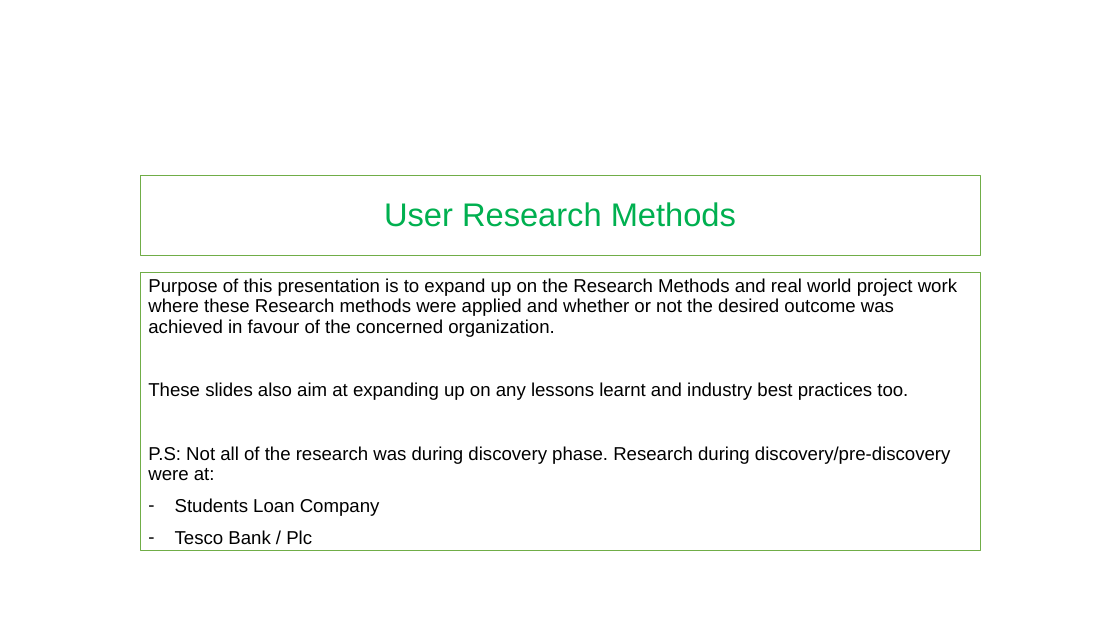
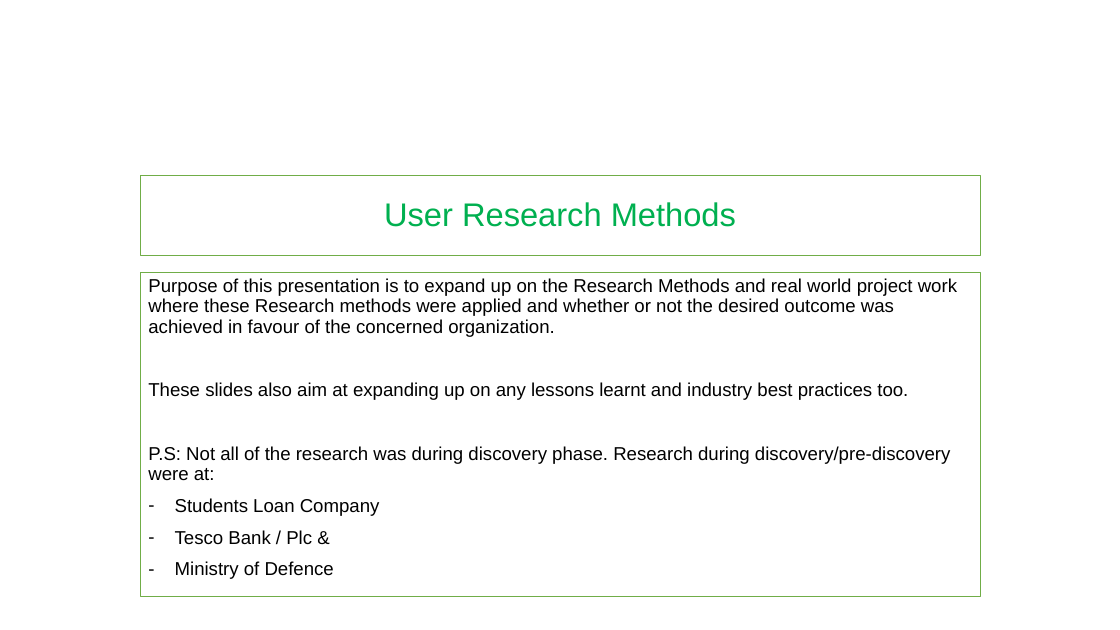
Before and after one commit to RaghavanKasthuri/User-Experience-UX-, a slide deck: slide 1 of Research Methods/User Research Methods.pptx. Drawn at 1120x630 pixels with LibreOffice and Linux fonts; fonts in the diff are those of the drawing. Boxes give left, top, right and bottom in pixels: in the first picture for what was removed or moved away, otherwise in the second. Text is boxed around its words. In the diff, an @@ line names an element or a change of style, - is before the commit and + after.

Commit message:
Updated UR Methods with most recent experiences

```diff
--- a/Research Methods/User Research Methods.pptx
+++ b/Research Methods/User Research Methods.pptx
@@ subtitle "Purpose of this presentation is ...": place and size @@
-subtitle "Purpose of this presentation is ..." at box(140, 272, 981, 550)
+subtitle "Purpose of this presentation is ..." at box(140, 272, 981, 597)
@@ subtitle at box(175, 530, 334, 579): text changed @@
-– Tesco Bank / Plc
+– Tesco Bank / Plc &
+– Ministry of Defence
```
Also in this commit, not shown: 6 other slides changed.
